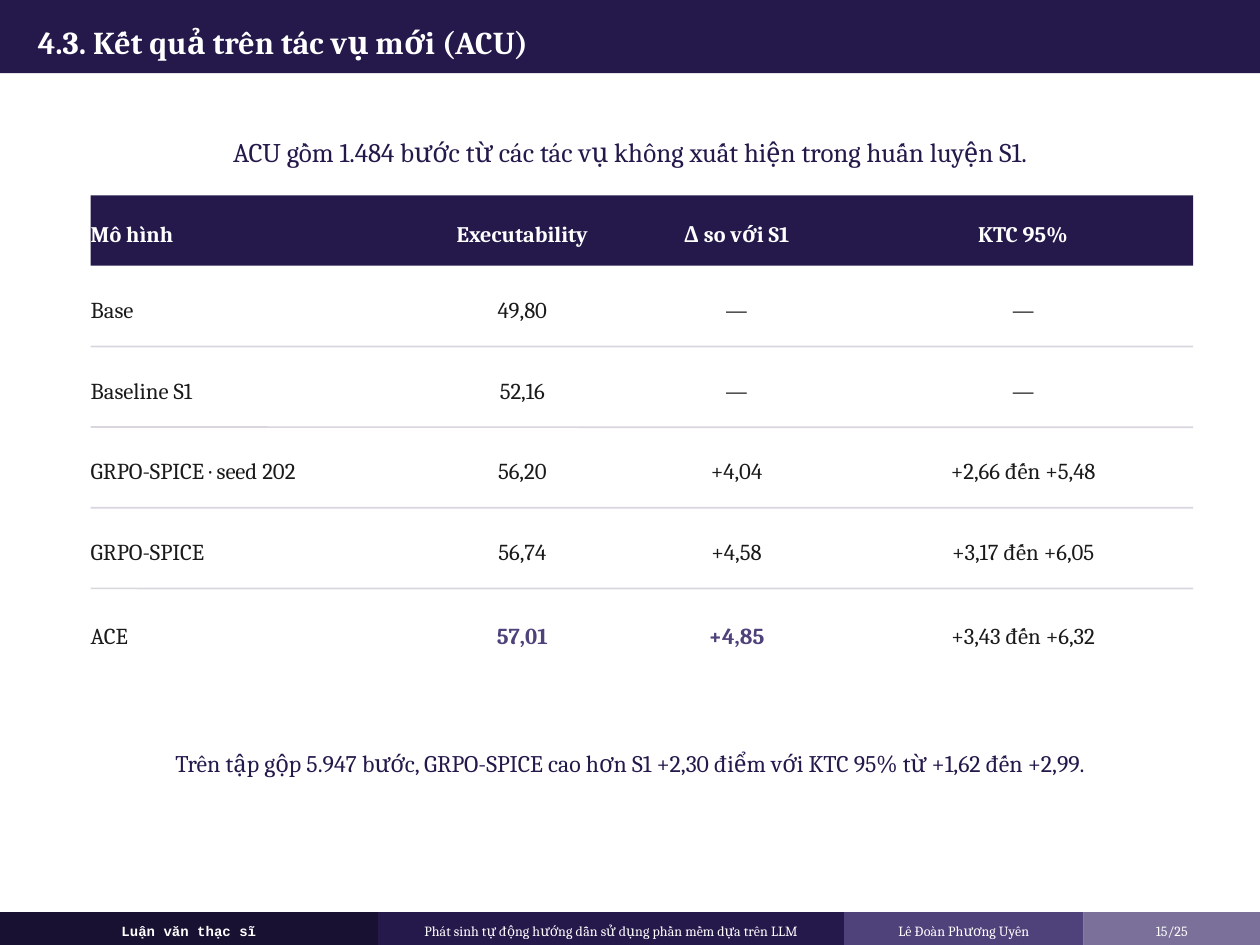
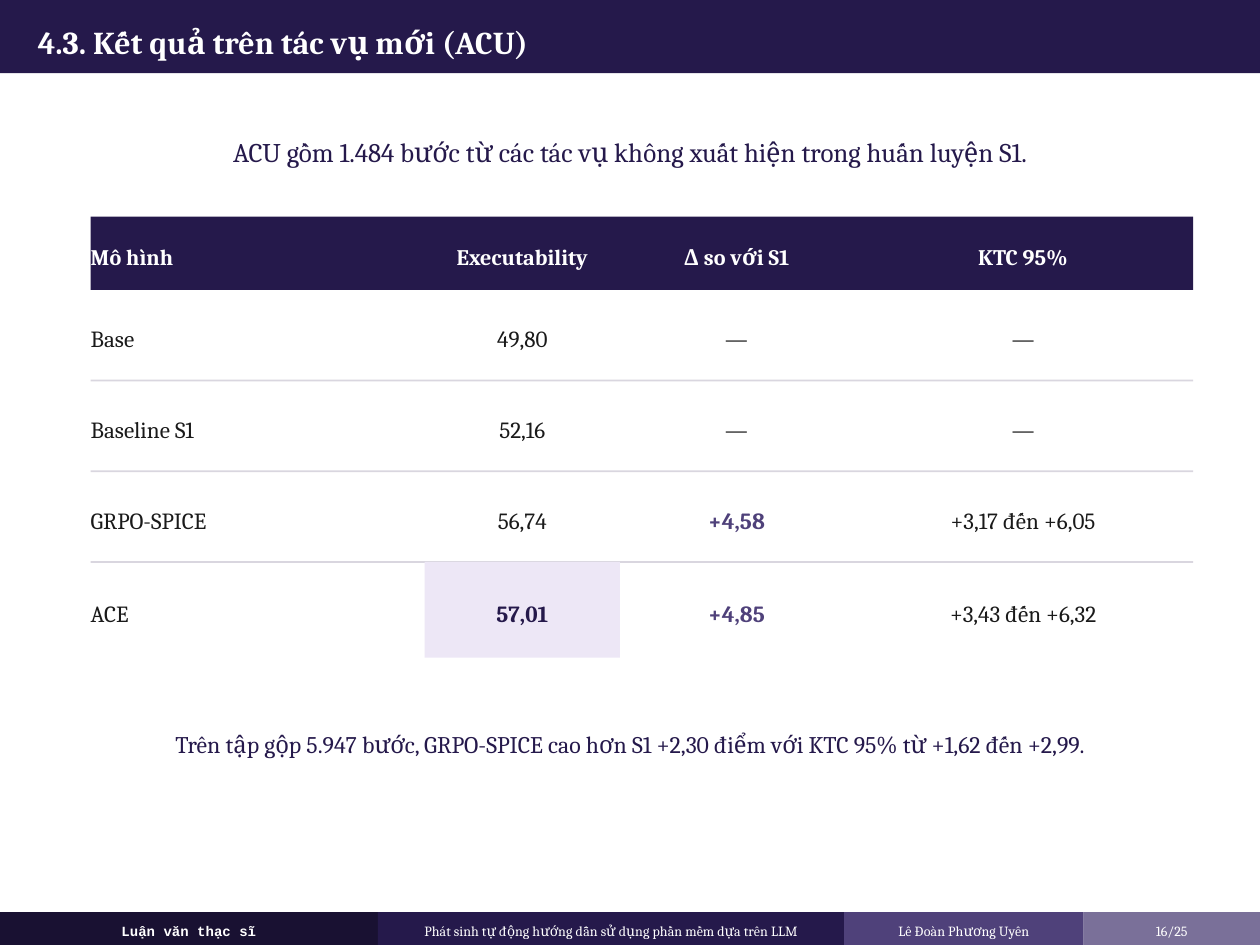
Before and after one commit to UyenLe0712/thesis, a slide deck: slide 16 of slides/LUAN_VAN_SLIDE_BAO_VE_CONCISE.pptx (slide 15 before the commit). Drawn at 1260x945 pixels with LibreOffice and Linux fonts; fonts in the diff are those of the drawing. Boxes give left, top, right and bottom in pixels: in the first picture for what was removed or moved away, otherwise in the second. Text is boxed around its words. In the diff, an @@ line names an element or a change of style, - is before the commit and + after.

```diff
--- a/slides/LUAN_VAN_SLIDE_BAO_VE_CONCISE.pptx
+++ b/slides/LUAN_VAN_SLIDE_BAO_VE_CONCISE.pptx
@@ 4 texts, 1 rectangle: place and size @@
-4 texts, 1 rectangle at (91, 195, 1193, 266)
+4 texts, 1 rectangle at (91, 217, 1193, 290)
@@ text "Base": place and size @@
-text "Base" at (91, 302, 134, 318)
+text "Base" at (91, 331, 134, 347)
@@ text "49,80": place and size @@
-text "49,80" at (498, 302, 547, 321)
+text "49,80" at (497, 331, 547, 350)
@@ text "—": place and size @@
-text "—" at (620, 266, 853, 346)
+text "—" at (620, 290, 853, 381)
@@ text "—": place and size @@
-text "—" at (853, 266, 1193, 346)
+text "—" at (853, 290, 1193, 381)
@@ text "Baseline S1": place and size @@
-text "Baseline S1" at (91, 383, 193, 399)
+text "Baseline S1" at (91, 422, 194, 438)
@@ line moved from (91, 346) - (1193, 346) to (91, 381) - (1193, 381) @@
@@ text "52,16": place and size @@
-text "52,16" at (500, 383, 545, 402)
+text "52,16" at (499, 422, 545, 441)
@@ size 13 to 13.2 pt in 14 elements at (950, 606, 1096, 625), (91, 606, 129, 622), (708, 606, 765, 625), (91, 331, 134, 347), (497, 331, 547, 350), (951, 513, 1095, 532), (91, 513, 207, 529), (498, 513, 547, 532), (91, 422, 194, 438), (499, 422, 545, 441), (853, 290, 1193, 381), (620, 290, 853, 381), (853, 381, 1193, 471), (620, 381, 853, 471) @@
@@ text "—": place and size @@
-text "—" at (620, 346, 853, 427)
+text "—" at (620, 381, 853, 471)
@@ text "—": place and size @@
-text "—" at (853, 346, 1193, 427)
+text "—" at (853, 381, 1193, 471)
@@ line removed from (91, 427) to (1193, 427) @@
@@ text "GRPO-SPICE": place and size @@
-text "GRPO-SPICE" at (91, 544, 205, 560)
+text "GRPO-SPICE" at (91, 513, 207, 529)
@@ line moved from (91, 508) - (1193, 508) to (91, 471) - (1193, 471) @@
@@ text removed at (91, 463, 295, 479) @@
-GRPO-SPICE · seed 202
@@ text "56,74": place and size @@
-text "56,74" at (498, 544, 546, 563)
+text "56,74" at (498, 513, 547, 532)
@@ text removed at (498, 463, 547, 482) @@
-56,20
@@ text "+4,58": place and size @@
-text "+4,58" at (711, 544, 761, 563)
+text "+4,58" at (708, 513, 765, 532)
@@ text "+4,58" at (708, 513, 765, 532): size 13 to 13.2 pt, text colour #1A1A1A to #4F417A, bold on @@
@@ text removed at (711, 463, 762, 482) @@
-+4,04
@@ text "+3,17 đến +6,05": place and size @@
-text "+3,17 đến +6,05" at (952, 544, 1095, 563)
+text "+3,17 đến +6,05" at (951, 513, 1095, 532)
@@ text removed at (951, 463, 1095, 482) @@
-+2,66 đến +5,48
@@ text "ACE": place and size @@
-text "ACE" at (91, 628, 128, 644)
+text "ACE" at (91, 606, 129, 622)
@@ line moved from (91, 588) - (1193, 588) to (91, 562) - (1193, 562) @@
@@ text "57,01": place and size @@
-text "57,01" at (497, 628, 548, 647)
+text "57,01" at (496, 606, 548, 625)
@@ text "57,01" at (496, 606, 548, 625): size 13 to 13.2 pt, text colour #4F417A to #25194B @@
@@ rectangle added at (425, 562, 620, 658), fill #EDE7F6 @@
@@ text "+4,85": place and size @@
-text "+4,85" at (709, 628, 765, 647)
+text "+4,85" at (708, 606, 765, 625)
@@ text "+3,43 đến +6,32": place and size @@
-text "+3,43 đến +6,32" at (951, 628, 1095, 647)
+text "+3,43 đến +6,32" at (950, 606, 1096, 625)
@@ text "Trên tập gộp 5.947 bước, ...": place and size @@
-text "Trên tập gộp 5.947 bước, ..." at (175, 755, 1085, 775)
+text "Trên tập gộp 5.947 bước, ..." at (175, 736, 1085, 756)
@@ text at (1156, 926, 1188, 938): text changed @@
-15/25
+16/25
```
Also in this commit, not shown: 22 other slides changed, 1 slide added, 2 slides removed, 1 other file.
